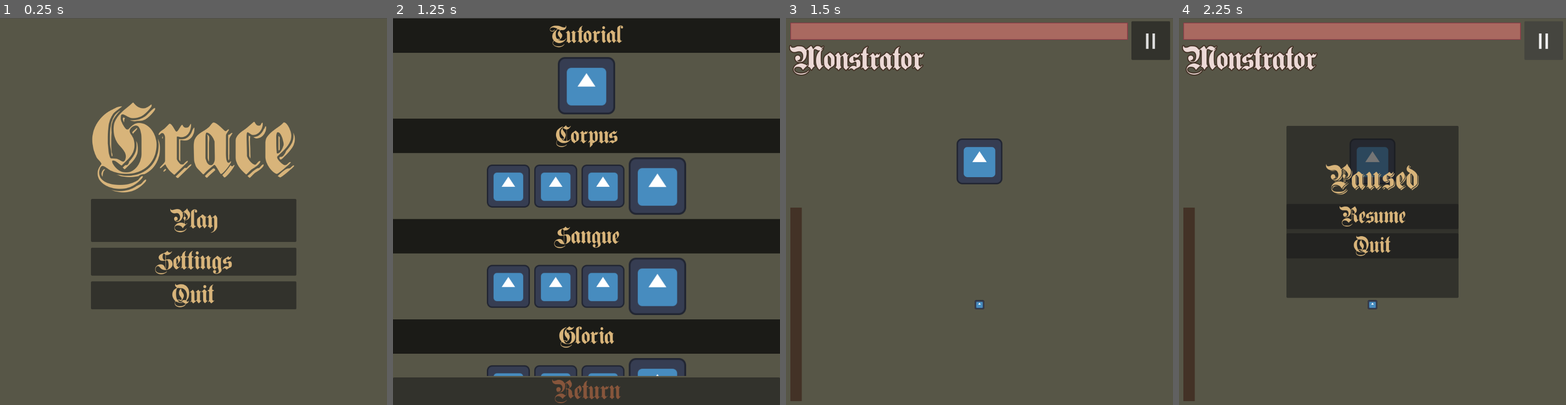
Above: before the commit, frames 1-4 (left to right).
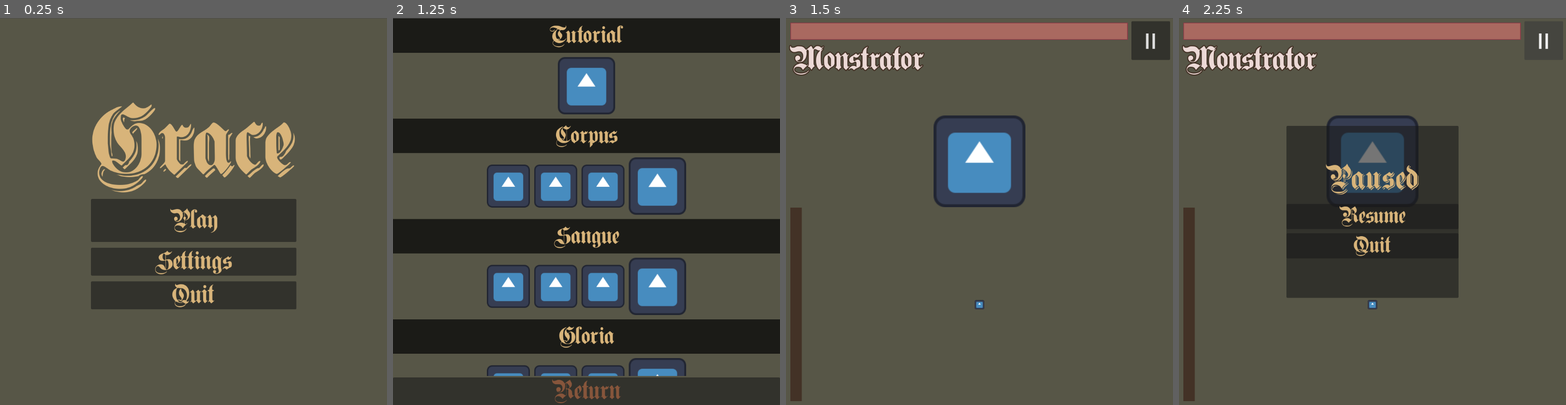
Above: after the commit, the same moments.

Repository: LunaticDancer/Grace
Game: Godot game, scene res://_game_controller.tscn
Two runs of this game, one before a commit and one after it. Both use one fixed random seed, a clock stepped at 60 frames per second and the inputs below. The engine's default icon, where the game draws it, is replaced by a stand-in: a white triangle on a blue panel in a dark square.
Inputs (mouse positions are in pixels of both pictures, inside the frame that each line leads up to):
- Up to frame 1 (0.25 s): no input
- Up to frame 2 (1.25 s): click "Play" at 0.5 s
- Up to frame 3 (1.5 s): click (979, 87) at 1.25 s
- Up to frame 4 (2.25 s): click "II" at 2 s

Frames 1-2 are identical in both runs. In frame 3, 5.1% of the frame differs, in the area x 38-62%, y 25-49%; in frame 4, 2.3%.

Commit message:
rescaled fights

Diff:
--- a/Fights/0-1/0-1_Boss.tscn
+++ b/Fights/0-1/0-1_Boss.tscn
@@ -1,13 +1,13 @@
-[gd_scene load_steps=13 format=3 uid="uid://bi0us2bi7rlj5"]
+[gd_scene format=3 uid="uid://bi0us2bi7rlj5"]
 
-[ext_resource type="Script" path="res://Fights/0-1/0-1_Boss.gd" id="1_q6qtp"]
+[ext_resource type="Script" uid="uid://jv6tpwhoj2b6" path="res://Fights/0-1/0-1_Boss.gd" id="1_q6qtp"]
 [ext_resource type="PackedScene" uid="uid://bx108380bvr8" path="res://Fights/0-1/bullet_1.tscn" id="2_dnchh"]
 [ext_resource type="Texture2D" uid="uid://dun481iur805v" path="res://icon.svg" id="3_b78ei"]
 [ext_resource type="PackedScene" uid="uid://b15c26b2sa86s" path="res://Fights/0-1/bullet_2.tscn" id="3_bpj0c"]
 [ext_resource type="PackedScene" uid="uid://dqjnyuwi6j8f1" path="res://Fights/grace_emitter.tscn" id="4_kp6j5"]
 
 [sub_resource type="RectangleShape2D" id="RectangleShape2D_hp78o"]
-size = Vector2(96, 96)
+size = Vector2(192, 192)
 
 [sub_resource type="Animation" id="Animation_tid5w"]
 resource_name = "phase_1"
@@ -98,36 +98,35 @@
 
 [sub_resource type="AnimationLibrary" id="AnimationLibrary_lnu5a"]
 _data = {
-"phase_1": SubResource("Animation_tid5w"),
-"phase_2": SubResource("Animation_fj4h3"),
-"phase_2_start": SubResource("Animation_pid1q"),
-"phase_3": SubResource("Animation_bktej"),
-"phase_3_start": SubResource("Animation_hu3s2")
+&"phase_1": SubResource("Animation_tid5w"),
+&"phase_2": SubResource("Animation_fj4h3"),
+&"phase_2_start": SubResource("Animation_pid1q"),
+&"phase_3": SubResource("Animation_bktej"),
+&"phase_3_start": SubResource("Animation_hu3s2")
 }
 
-[node name="Monstrator" type="Area2D" groups=["kills_player"]]
+[node name="Monstrator" type="Area2D" unique_id=2033699902 groups=["kills_player"]]
 script = ExtResource("1_q6qtp")
 attack_pattern_odds_bag = Array[String](["attack_pattern_1"])
 bullet1 = ExtResource("2_dnchh")
 bullet2 = ExtResource("3_bpj0c")
 
-[node name="CollisionShape2D" type="CollisionShape2D" parent="."]
+[node name="CollisionShape2D" type="CollisionShape2D" parent="." unique_id=228523818]
 shape = SubResource("RectangleShape2D_hp78o")
 
-[node name="Sprite2D" type="Sprite2D" parent="."]
+[node name="Sprite2D" type="Sprite2D" parent="." unique_id=913334623]
 z_index = 10
+scale = Vector2(2, 2)
 texture = ExtResource("3_b78ei")
 
-[node name="GraceEmitter" parent="." instance=ExtResource("4_kp6j5")]
-far_end = 120
-near_end = 88
+[node name="GraceEmitter" parent="." unique_id=1111029067 instance=ExtResource("4_kp6j5")]
+far_end = 240
+near_end = 176
 max_grace_value = 70
 
-[node name="AnimationPlayer" type="AnimationPlayer" parent="."]
+[node name="AnimationPlayer" type="AnimationPlayer" parent="." unique_id=1441843507]
 callback_mode_method = 1
-libraries = {
-"": SubResource("AnimationLibrary_lnu5a")
-}
+libraries/ = SubResource("AnimationLibrary_lnu5a")
 movie_quit_on_finish = true
 next/phase_2_start = &"phase_2"
 next/phase_3_start = &"phase_3"
--- a/Fights/0-1/bullet_1.tscn
+++ b/Fights/0-1/bullet_1.tscn
@@ -1,26 +1,26 @@
-[gd_scene load_steps=5 format=3 uid="uid://bx108380bvr8"]
+[gd_scene format=3 uid="uid://bx108380bvr8"]
 
-[ext_resource type="Script" path="res://Fights/1-1/bullet_straight_trajectory_simple.gd" id="1_4psbo"]
+[ext_resource type="Script" uid="uid://bk01iq50kt144" path="res://Fights/1-1/bullet_straight_trajectory_simple.gd" id="1_4psbo"]
 [ext_resource type="Texture2D" uid="uid://dun481iur805v" path="res://icon.svg" id="2_1popt"]
 [ext_resource type="PackedScene" uid="uid://dqjnyuwi6j8f1" path="res://Fights/grace_emitter.tscn" id="3_pgadk"]
 
 [sub_resource type="CircleShape2D" id="CircleShape2D_u50mu"]
+radius = 20.0
 
-[node name="Bullet1" type="Area2D" groups=["kills_player"]]
+[node name="Bullet1" type="Area2D" unique_id=1140165008 groups=["kills_player"]]
 script = ExtResource("1_4psbo")
 speed = 250
 
-[node name="Sprite2D" type="Sprite2D" parent="."]
-scale = Vector2(0.2, 0.2)
+[node name="Sprite2D" type="Sprite2D" parent="." unique_id=1987483174]
+scale = Vector2(0.4, 0.4)
 texture = ExtResource("2_1popt")
 
-[node name="CollisionShape2D" type="CollisionShape2D" parent="."]
+[node name="CollisionShape2D" type="CollisionShape2D" parent="." unique_id=928213731]
 shape = SubResource("CircleShape2D_u50mu")
 
-[node name="GraceEmitter" parent="." instance=ExtResource("3_pgadk")]
-far_end = 100
-near_end = 15
+[node name="GraceEmitter" parent="." unique_id=229966569 instance=ExtResource("3_pgadk")]
+near_end = 30
 
-[node name="VisibleOnScreenNotifier2D" type="VisibleOnScreenNotifier2D" parent="."]
+[node name="VisibleOnScreenNotifier2D" type="VisibleOnScreenNotifier2D" parent="." unique_id=472387872]
 
 [connection signal="screen_exited" from="VisibleOnScreenNotifier2D" to="." method="_on_visible_on_screen_notifier_2d_screen_exited"]
--- a/Fights/0-1/bullet_2.tscn
+++ b/Fights/0-1/bullet_2.tscn
@@ -1,29 +1,28 @@
-[gd_scene load_steps=5 format=3 uid="uid://b15c26b2sa86s"]
+[gd_scene format=3 uid="uid://b15c26b2sa86s"]
 
-[ext_resource type="Script" path="res://Fights/0-1/bullet_lerp_chase.gd" id="1_7kict"]
+[ext_resource type="Script" uid="uid://d2dek401neorw" path="res://Fights/0-1/bullet_lerp_chase.gd" id="1_7kict"]
 [ext_resource type="Texture2D" uid="uid://dun481iur805v" path="res://icon.svg" id="2_sjxvt"]
 [ext_resource type="PackedScene" uid="uid://dqjnyuwi6j8f1" path="res://Fights/grace_emitter.tscn" id="3_deoid"]
 
 [sub_resource type="CircleShape2D" id="CircleShape2D_u50mu"]
-radius = 20.0
+radius = 40.0
 
-[node name="Bullet2" type="Area2D" groups=["kills_player"]]
+[node name="Bullet2" type="Area2D" unique_id=709126917 groups=["kills_player"]]
 script = ExtResource("1_7kict")
 lerp_speed = 0.01
 
-[node name="Sprite2D" type="Sprite2D" parent="."]
+[node name="Sprite2D" type="Sprite2D" parent="." unique_id=1829532604]
 z_index = 11
-scale = Vector2(0.4, 0.4)
+scale = Vector2(0.8, 0.8)
 texture = ExtResource("2_sjxvt")
 
-[node name="CollisionShape2D" type="CollisionShape2D" parent="."]
+[node name="CollisionShape2D" type="CollisionShape2D" parent="." unique_id=205906864]
 shape = SubResource("CircleShape2D_u50mu")
 
-[node name="GraceEmitter" parent="." instance=ExtResource("3_deoid")]
-far_end = 100
-near_end = 25
+[node name="GraceEmitter" parent="." unique_id=61536635 instance=ExtResource("3_deoid")]
+near_end = 50
 max_grace_value = 50
 
-[node name="VisibleOnScreenNotifier2D" type="VisibleOnScreenNotifier2D" parent="."]
+[node name="VisibleOnScreenNotifier2D" type="VisibleOnScreenNotifier2D" parent="." unique_id=61626302]
 
 [connection signal="screen_exited" from="VisibleOnScreenNotifier2D" to="." method="_on_visible_on_screen_notifier_2d_screen_exited"]
--- a/Fights/1-1/1-1_Boss.tscn
+++ b/Fights/1-1/1-1_Boss.tscn
@@ -1,12 +1,12 @@
-[gd_scene load_steps=8 format=3 uid="uid://bs7xp2saevkuw"]
+[gd_scene format=3 uid="uid://bs7xp2saevkuw"]
 
 [ext_resource type="Texture2D" uid="uid://dun481iur805v" path="res://icon.svg" id="1_e3acj"]
-[ext_resource type="Script" path="res://Fights/1-1/1-1_Boss.gd" id="1_irvmh"]
+[ext_resource type="Script" uid="uid://dckv7i78l301f" path="res://Fights/1-1/1-1_Boss.gd" id="1_irvmh"]
 [ext_resource type="PackedScene" uid="uid://crjts0dhcr5gn" path="res://Fights/1-1/bullet_1.tscn" id="2_04pfy"]
 [ext_resource type="PackedScene" uid="uid://dqjnyuwi6j8f1" path="res://Fights/grace_emitter.tscn" id="2_f63kv"]
 
 [sub_resource type="RectangleShape2D" id="RectangleShape2D_hp78o"]
-size = Vector2(96, 96)
+size = Vector2(192, 192)
 
 [sub_resource type="Animation" id="Animation_tid5w"]
 resource_name = "attack_pattern_1"
@@ -52,28 +52,28 @@
 
 [sub_resource type="AnimationLibrary" id="AnimationLibrary_lnu5a"]
 _data = {
-"attack_pattern_1": SubResource("Animation_tid5w")
+&"attack_pattern_1": SubResource("Animation_tid5w")
 }
 
-[node name="Inedia" type="Area2D" groups=["kills_player"]]
+[node name="Inedia" type="Area2D" unique_id=34791428 groups=["kills_player"]]
 script = ExtResource("1_irvmh")
 attack_pattern_odds_bag = Array[String](["attack_pattern_1"])
 bullet1 = ExtResource("2_04pfy")
 
-[node name="CollisionShape2D" type="CollisionShape2D" parent="."]
+[node name="CollisionShape2D" type="CollisionShape2D" parent="." unique_id=292580693]
 shape = SubResource("RectangleShape2D_hp78o")
 
-[node name="Sprite2D" type="Sprite2D" parent="."]
+[node name="Sprite2D" type="Sprite2D" parent="." unique_id=1637113138]
 z_index = 10
+scale = Vector2(2, 2)
 texture = ExtResource("1_e3acj")
 
-[node name="GraceEmitter" parent="." instance=ExtResource("2_f63kv")]
-near_end = 70
+[node name="GraceEmitter" parent="." unique_id=134431031 instance=ExtResource("2_f63kv")]
+far_end = 300
+near_end = 140
 max_grace_value = 40
 
-[node name="AnimationPlayer" type="AnimationPlayer" parent="."]
+[node name="AnimationPlayer" type="AnimationPlayer" parent="." unique_id=134450530]
 callback_mode_method = 1
-libraries = {
-"": SubResource("AnimationLibrary_lnu5a")
-}
+libraries/ = SubResource("AnimationLibrary_lnu5a")
 movie_quit_on_finish = true
--- a/Fights/1-1/bullet_1.tscn
+++ b/Fights/1-1/bullet_1.tscn
@@ -1,26 +1,28 @@
-[gd_scene load_steps=5 format=3 uid="uid://crjts0dhcr5gn"]
+[gd_scene format=3 uid="uid://crjts0dhcr5gn"]
 
 [ext_resource type="Texture2D" uid="uid://dun481iur805v" path="res://icon.svg" id="1_nfyl6"]
-[ext_resource type="Script" path="res://Fights/1-1/bullet_straight_trajectory_simple.gd" id="1_qrmka"]
+[ext_resource type="Script" uid="uid://bk01iq50kt144" path="res://Fights/1-1/bullet_straight_trajectory_simple.gd" id="1_qrmka"]
 [ext_resource type="PackedScene" uid="uid://dqjnyuwi6j8f1" path="res://Fights/grace_emitter.tscn" id="2_uo4pj"]
 
 [sub_resource type="CircleShape2D" id="CircleShape2D_u50mu"]
+radius = 20.0
 
-[node name="Bullet1" type="Area2D" groups=["kills_player"]]
+[node name="Bullet1" type="Area2D" unique_id=1170302326 groups=["kills_player"]]
 script = ExtResource("1_qrmka")
+speed = 250
 
-[node name="Sprite2D" type="Sprite2D" parent="."]
-scale = Vector2(0.2, 0.2)
+[node name="Sprite2D" type="Sprite2D" parent="." unique_id=1059444677]
+scale = Vector2(0.4, 0.4)
 texture = ExtResource("1_nfyl6")
 
-[node name="CollisionShape2D" type="CollisionShape2D" parent="."]
+[node name="CollisionShape2D" type="CollisionShape2D" parent="." unique_id=1281579021]
 shape = SubResource("CircleShape2D_u50mu")
 
-[node name="GraceEmitter" parent="." instance=ExtResource("2_uo4pj")]
-far_end = 100
-near_end = 15
+[node name="GraceEmitter" parent="." unique_id=263932240 instance=ExtResource("2_uo4pj")]
+near_end = 30
 max_grace_value = 30
 
-[node name="VisibleOnScreenNotifier2D" type="VisibleOnScreenNotifier2D" parent="."]
+[node name="VisibleOnScreenNotifier2D" type="VisibleOnScreenNotifier2D" parent="." unique_id=2038512785]
+rect = Rect2(-20, -20, 40, 40)
 
 [connection signal="screen_exited" from="VisibleOnScreenNotifier2D" to="." method="_on_visible_on_screen_notifier_2d_screen_exited"]
--- a/player.tscn
+++ b/player.tscn
@@ -1,16 +1,17 @@
-[gd_scene load_steps=4 format=3 uid="uid://m0kmindjm1wr"]
+[gd_scene format=3 uid="uid://m0kmindjm1wr"]
 
-[ext_resource type="Script" path="res://player.gd" id="1_7fs7t"]
+[ext_resource type="Script" uid="uid://dlb67yg8ntitd" path="res://player.gd" id="1_7fs7t"]
 [ext_resource type="Texture2D" uid="uid://dun481iur805v" path="res://icon.svg" id="1_vv2eq"]
 
 [sub_resource type="CircleShape2D" id="CircleShape2D_f6lxu"]
+radius = 2.0
 
-[node name="Player" type="Area2D" groups=["player"]]
+[node name="Player" type="Area2D" unique_id=803944677 groups=["player"]]
 script = ExtResource("1_7fs7t")
 
-[node name="Graphics" type="Sprite2D" parent="."]
+[node name="Graphics" type="Sprite2D" parent="." unique_id=1712249527]
 scale = Vector2(0.2, 0.2)
 texture = ExtResource("1_vv2eq")
 
-[node name="Collider" type="CollisionShape2D" parent="."]
+[node name="Collider" type="CollisionShape2D" parent="." unique_id=1011003956]
 shape = SubResource("CircleShape2D_f6lxu")
